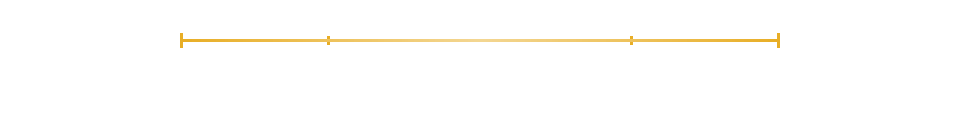
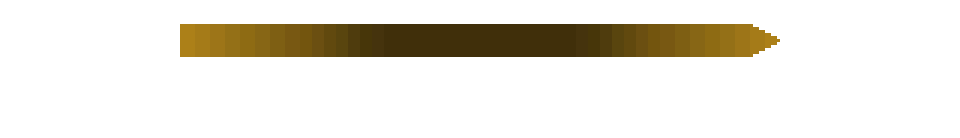
Layers edited between the first and the second (960, 138) image:
painted on "bar" over [180, 24, 780, 57]
